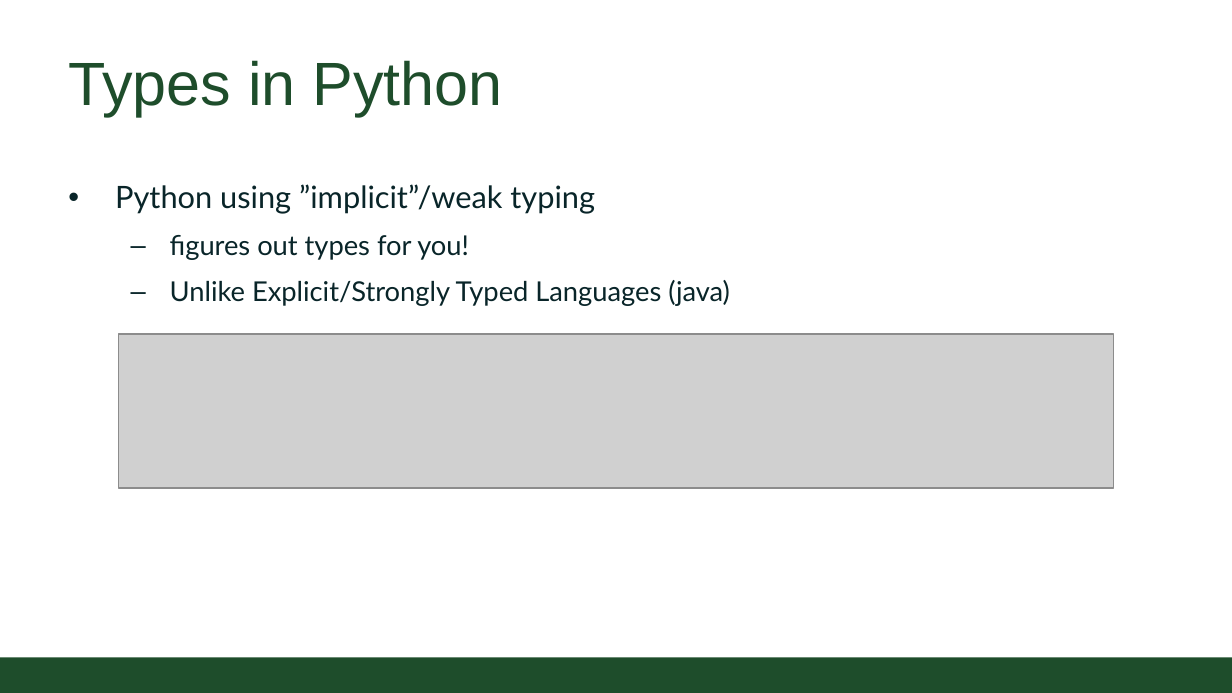
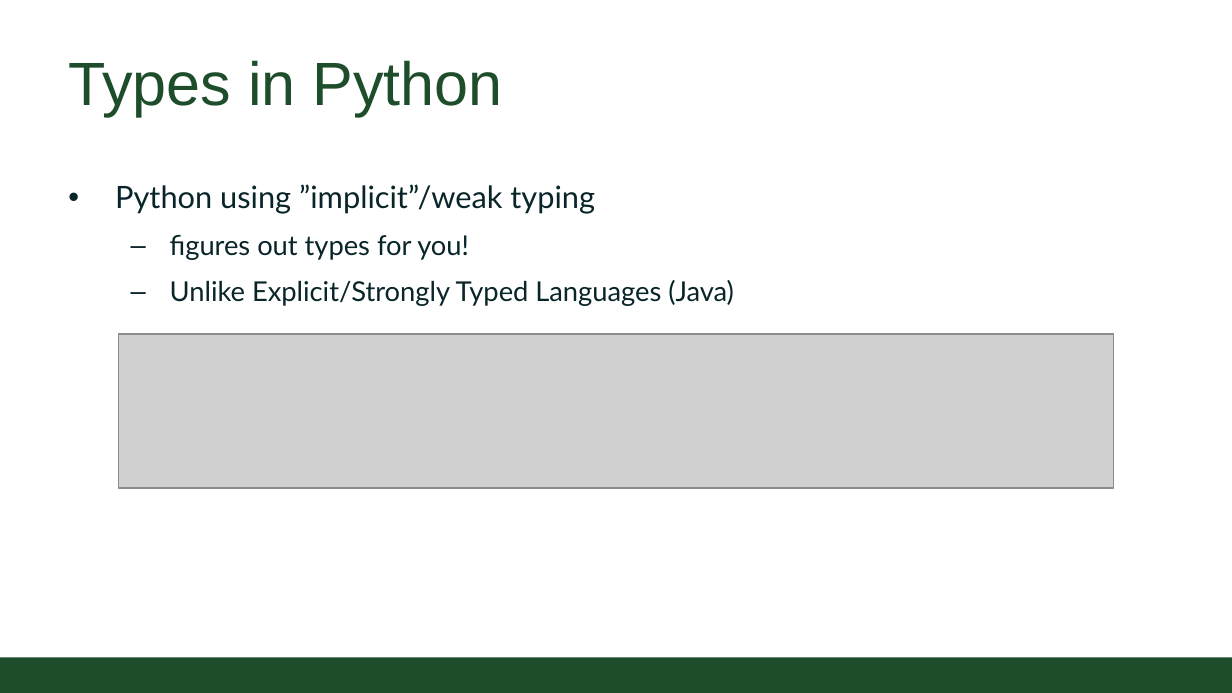
Before and after one commit to CSU-CS152/Handouts, a slide deck: slide 10 of 01_02IntroductionTypes_VariablesCS152.pptx. Drawn at 1232x693 pixels with LibreOffice and Linux fonts; fonts in the diff are those of the drawing; grey boxes stand for pictures; background and template pictures are left out. Boxes give left, top, right and bottom in pixels: in the first picture for what was removed or moved away, otherwise in the second. Text is boxed around its words. In the diff, an @@ line names an element or a change of style, - is before the commit and + after.

Commit message:
Introduction to Types and Variables lecture update

```diff
--- a/01_02IntroductionTypes_VariablesCS152.pptx
+++ b/01_02IntroductionTypes_VariablesCS152.pptx
@@ text at [170, 280, 734, 306]: text changed @@
-  – Unlike Explicit/Strongly Typed Languages (java)
+  – Unlike Explicit/Strongly Typed Languages (Java)
```
Also in this commit, not shown: 1 other file.
